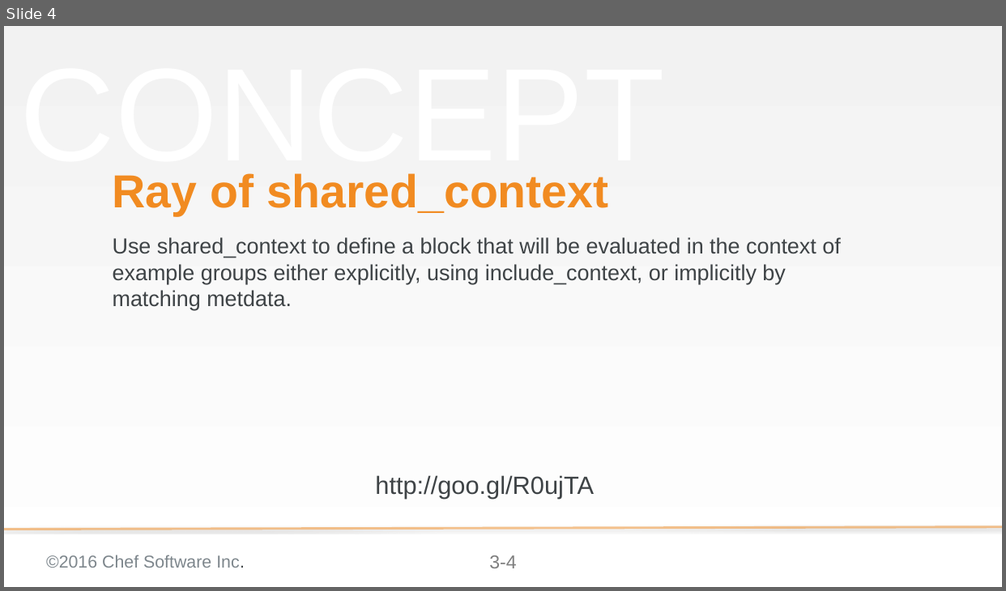
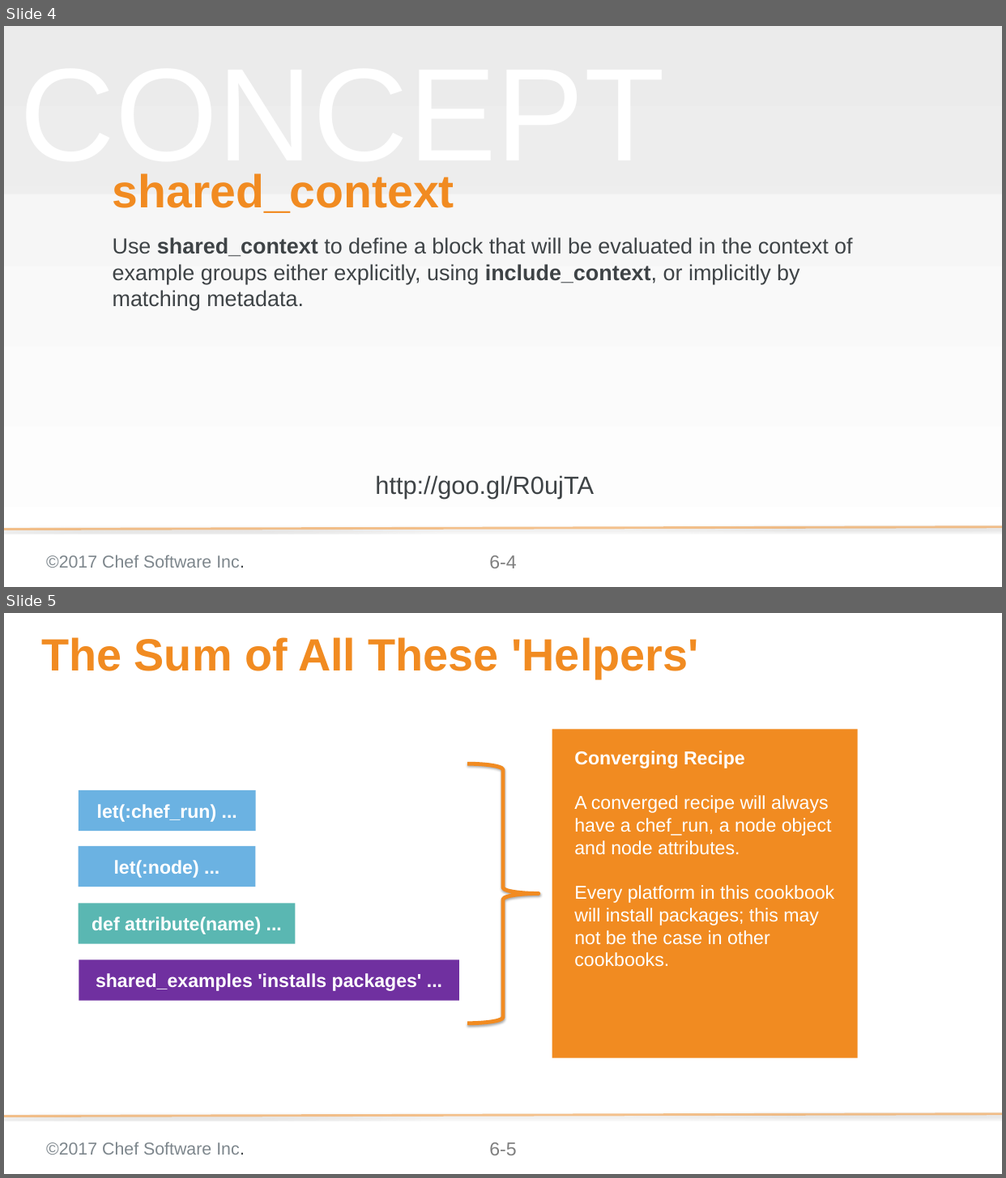
Before and after one commit to chef-training/elegant_tests, a slide deck: 06-shared_context.pptx. Shown one above the other, each under a label of ours: slide 4 before the commit, slides 4 and 5 after it. The pictures are 1006x591 and 1006x1178 pixels, drawn with LibreOffice and Linux fonts; fonts in the diff are those of the drawing; background and template pictures are left out. Boxes give left, top, right and bottom in pixels: in the first picture for what was removed or moved away, otherwise in the second. Text is boxed around its words. In the diff, an @@ line names an element or a change of style, - is before the commit and + after.

```diff
--- a/06-shared_context.pptx
+++ b/06-shared_context.pptx
@@ slide 5 added at box(4, 613, 1002, 1174), background #FFFFFF; not listed: 3 template elements that a slide beside it also shows @@
@@ title added at box(41, 637, 698, 679), 58 pt, text #F18B21, bold @@
+The Sum of All These 'Helpers'
@@ rectangle added at box(552, 729, 857, 1058), fill #F18B21, 24 pt, text #FFFFFF @@
+Converging Recipe
+A converged recipe will always have a chef_run, a node object and node attributes.
+Every platform in this cookbook will install packages; this may not be the case in other cookbooks.
@@ right brace added at box(467, 764, 539, 1024), outline #F18B21 5 pt @@
@@ rectangle added at box(79, 790, 256, 832), fill #6BB2E2, 24 pt, text #FFFFFF, bold @@
+let(:chef_run) ...
@@ rectangle added at box(78, 846, 255, 887), fill #6BB2E2, 24 pt, text #FFFFFF, bold @@
+let(:node) ...
@@ rectangle added at box(78, 903, 296, 944), fill #5AB7B2, 24 pt, text #FFFFFF, bold @@
+def attribute(name) ...
@@ rectangle added at box(79, 960, 459, 1001), fill #7030A0, 24 pt, text #FFFFFF, bold @@
+shared_examples 'installs packages' ...
@@ slide 4 changed as well @@
@@ rectangle added at box(4, 26, 1002, 194), fill #D9D9D9 at 25% opacity @@
@@ title at box(113, 173, 454, 213): text changed @@
-Ray of shared_context
+shared_context
@@ subtitle at box(113, 237, 852, 310): text changed @@
-Use shared_context to define a block that will be evaluated in the context of example groups either explicitly, using include_context, or implicitly by matching metdata.
+Use shared_context to define a block that will be evaluated in the context of example groups either explicitly, using include_context, or implicitly by matching metadata.
@@ text at box(46, 555, 245, 568): text changed @@
-©2016 Chef Software Inc.
+©2017 Chef Software Inc.
@@ page number at box(489, 556, 516, 569): text changed @@
-3-4
+6-4
```
Also in this commit, not shown: 11 other slides changed, 1 slide removed.
